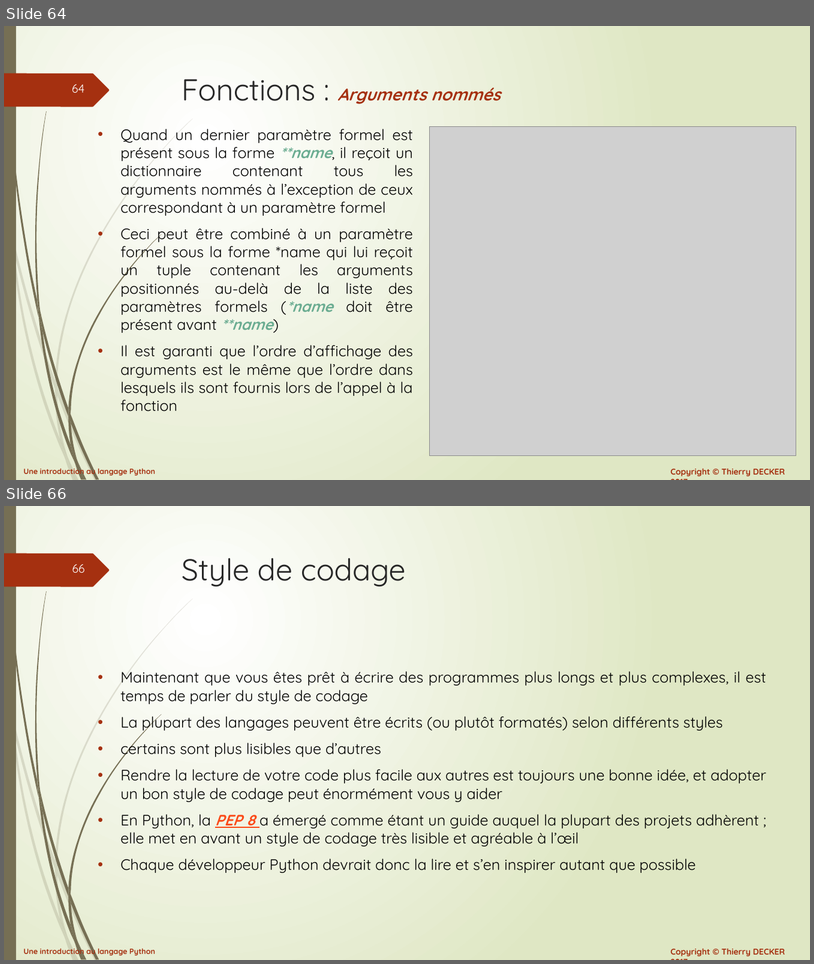
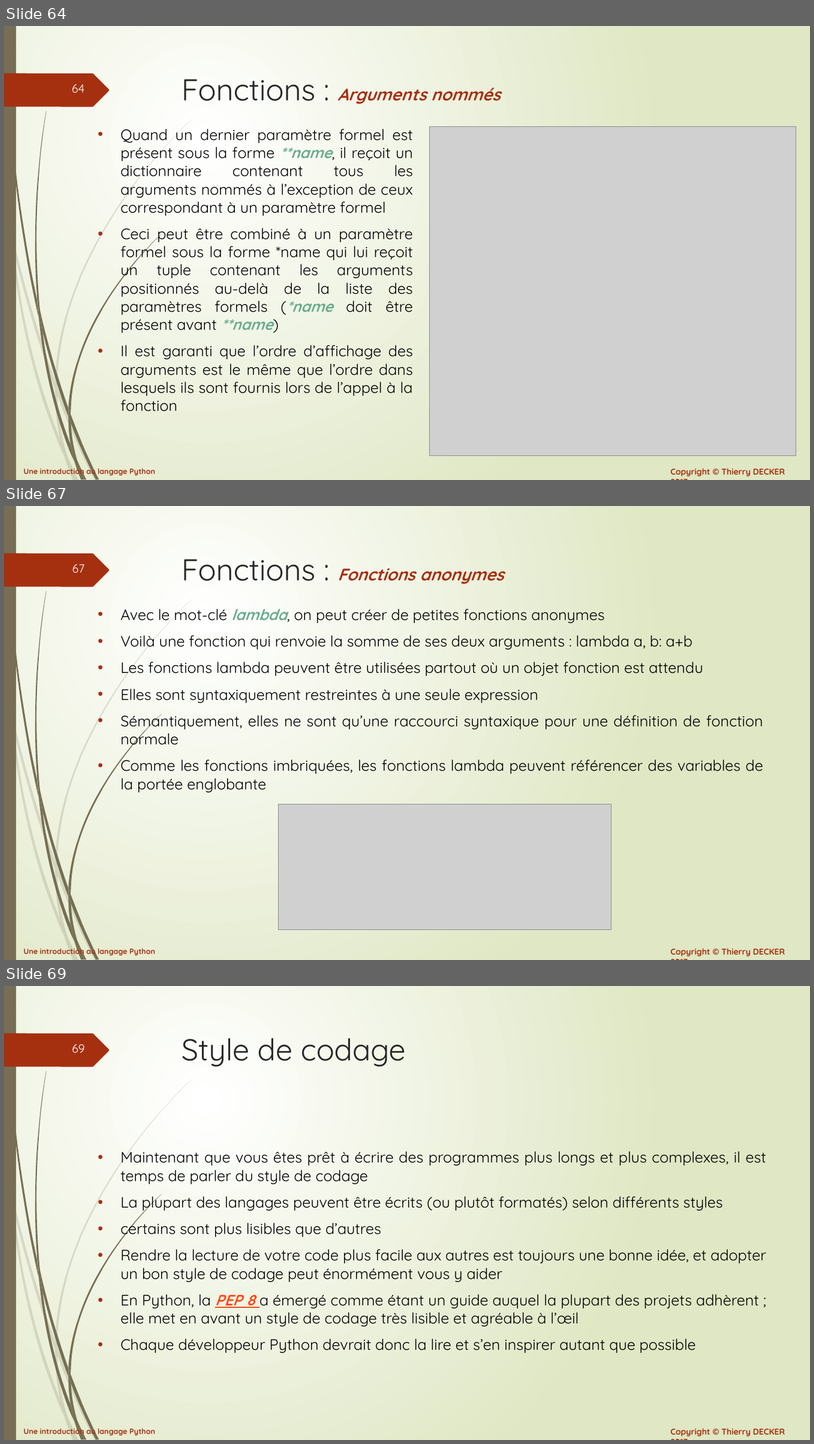
Before and after one commit to VikmanTheRacoon/learning-python, a slide deck: documentations/learning-python.pptx. Shown one above the other, each under a label of ours: slides 64 and 66 before the commit, slides 64, 67 and 69 after it; the slides between them are not shown. The pictures are 814x964 and 814x1444 pixels, drawn with LibreOffice and Linux fonts; fonts in the diff are those of the drawing; grey boxes stand for pictures. Boxes give left, top, right and bottom in pixels: in the first picture for what was removed or moved away, otherwise in the second. Text is boxed around its words. In the diff, an @@ line names an element or a change of style, - is before the commit and + after.

```diff
--- a/documentations/learning-python.pptx
+++ b/documentations/learning-python.pptx
@@ slide 67 added at (x1=4, y1=506, x2=810, y2=960), background gradient #FFFFFF to #DFE8C4; not listed: 27 template elements that a slide beside it also shows @@
@@ title added at (x1=182, y1=559, x2=504, y2=584), 20 pt, text #A53010, bold, italic @@
+Fonctions : Fonctions anonymes
@@ text added at (x1=120, y1=609, x2=764, y2=792), 18 pt, text #000000 @@
+• Avec le mot-clé lambda, on peut créer de petites fonctions anonymes
+• Voilà une fonction qui renvoie la somme de ses deux arguments : lambda a, b: a+b
+• Les fonctions lambda peuvent être utilisées partout où un objet fonction est attendu
+• Elles sont syntaxiquement restreintes à une seule expression
+• Sémantiquement, elles ne sont qu’une raccourci syntaxique pour une définition de fonction normale
+• Comme les fonctions imbriquées, les fonctions lambda peuvent référencer des variables de la portée englobante
@@ picture added at (x1=279, y1=804, x2=612, y2=929) @@
@@ what was slide 66 is now slide 69 @@
@@ page number at (x1=72, y1=1044, x2=84, y2=1053): text changed @@
-66
+69
```
Also in this commit, not shown: 1 slide changed, 2 other slides added, 1 other file.
